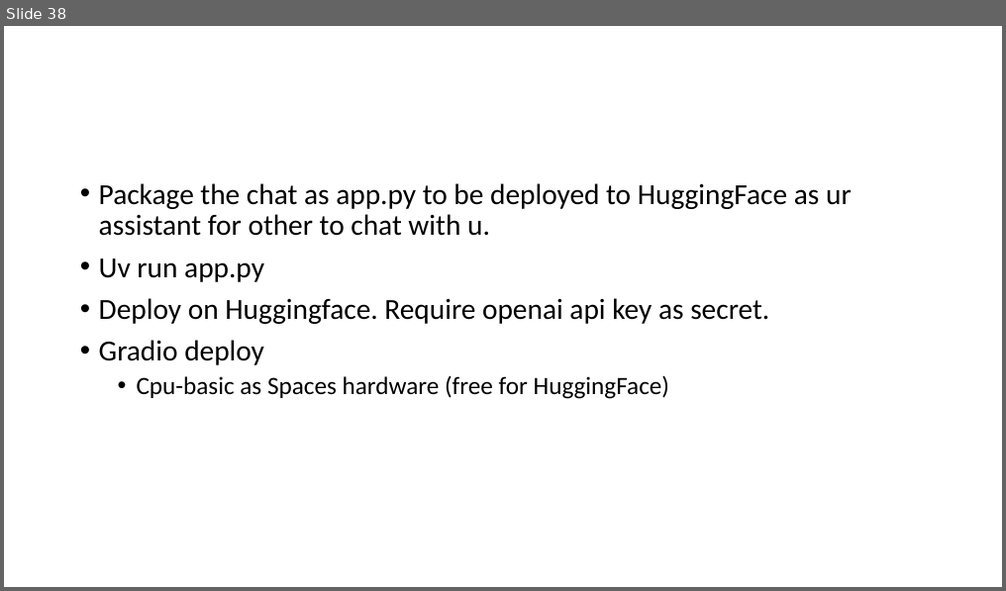
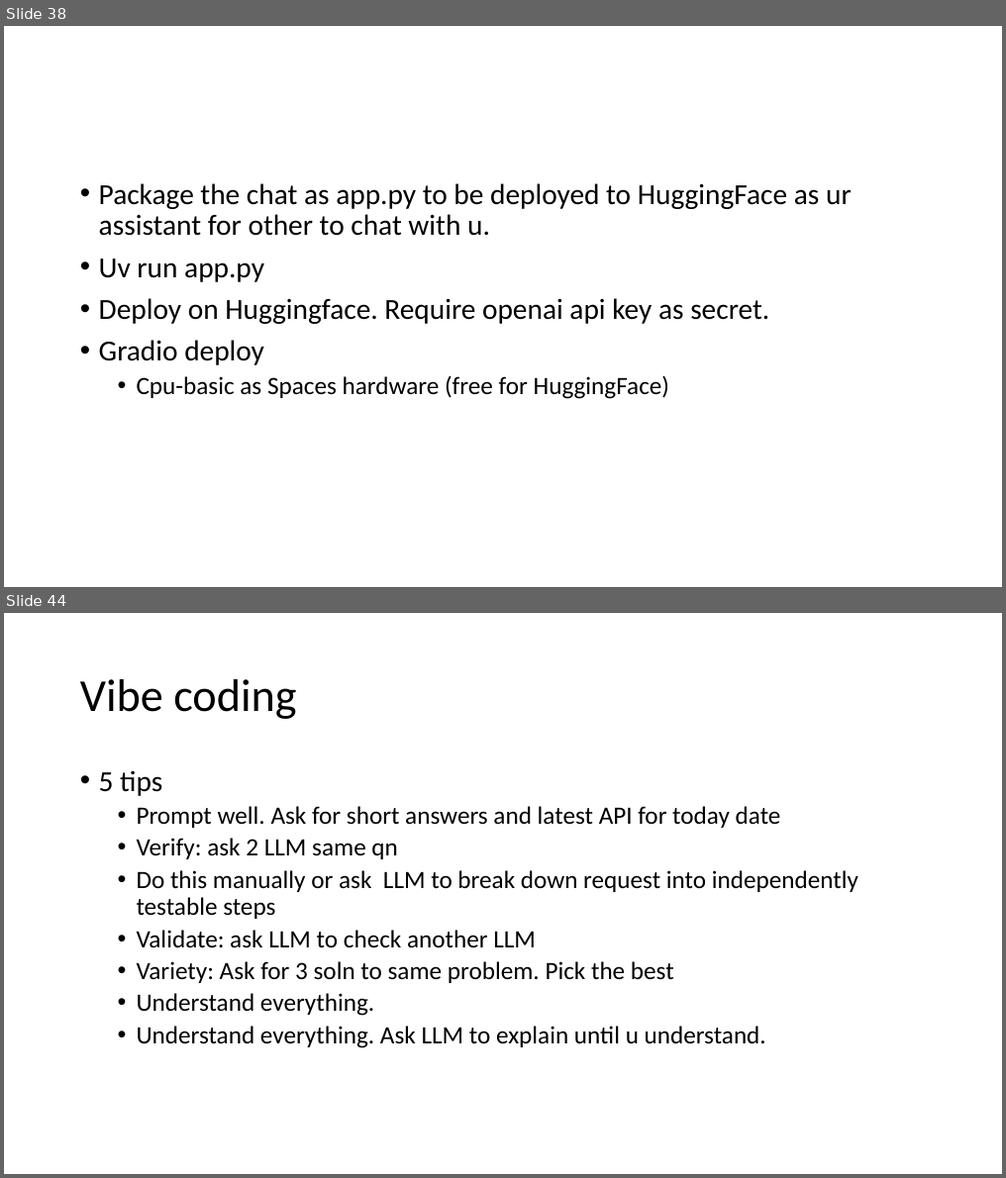
Before and after one commit to kindaichinisan/agents, a slide deck: wj_folder/AI Engineer Agentic Track.pptx. Shown one above the other, each under a label of ours: slide 38 before the commit, slides 38 and 44 after it; the slides between them are not shown. The pictures are 1006x591 and 1006x1178 pixels, drawn with LibreOffice and Linux fonts; fonts in the diff are those of the drawing. Boxes give left, top, right and bottom in pixels: in the first picture for what was removed or moved away, otherwise in the second. Text is boxed around its words. In the diff, an @@ line names an element or a change of style, - is before the commit and + after.

```diff
--- a/wj_folder/AI Engineer Agentic Track.pptx
+++ b/wj_folder/AI Engineer Agentic Track.pptx
@@ slide 44 added at bbox=[4, 613, 1002, 1174], background #FFFFFF @@
@@ title added at bbox=[80, 679, 296, 719], 44 pt, text #000000 @@
+Vibe coding
@@ text added at bbox=[99, 770, 858, 1049], 24 pt, text #000000 @@
+• 5 tips
+  • Prompt well. Ask for short answers and latest API for today date
+  • Verify: ask 2 LLM same qn
+  • Do this manually or ask LLM to break down request into independently testable steps
+  • Validate: ask LLM to check another LLM
+  • Variety: Ask for 3 soln to same problem. Pick the best
+  • Understand everything.
+  • Understand everything. Ask LLM to explain until u understand.
```
Also in this commit, not shown: 2 slides changed, 14 other slides added, 3 other files.
